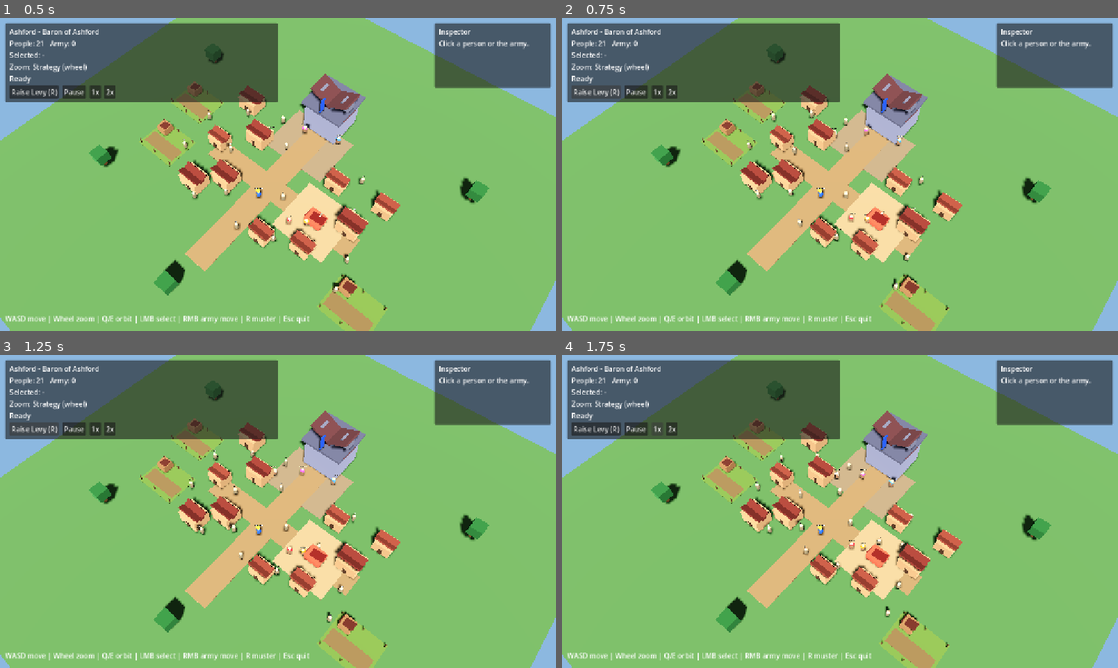
Above: before the commit, frames 1-4 (two rows, left to right).
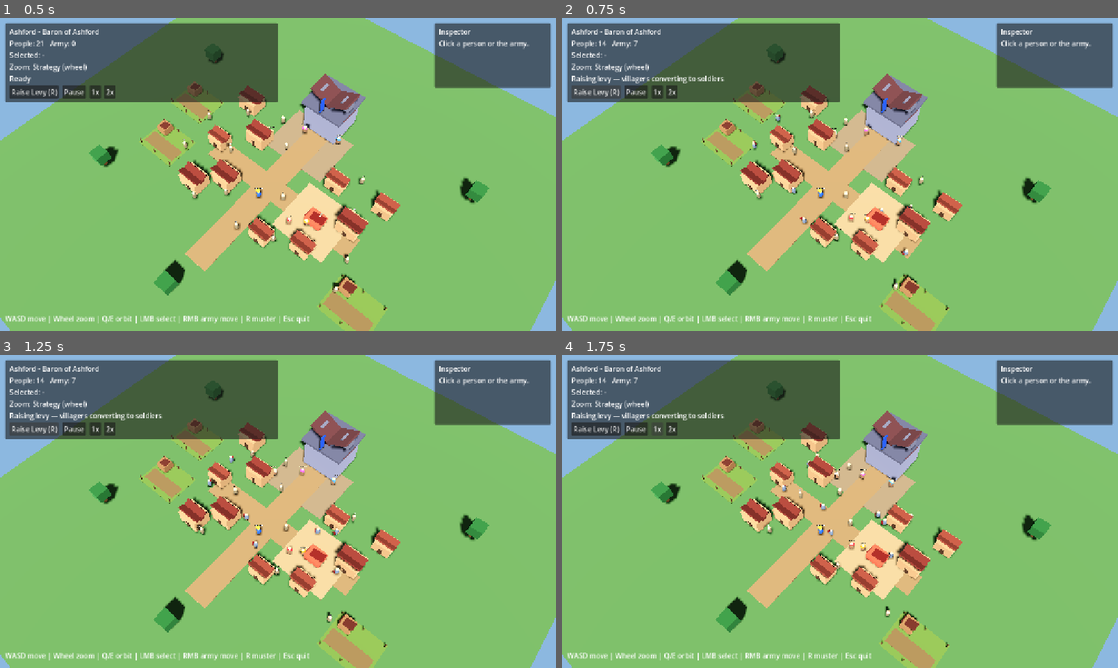
Above: after the commit, the same moments.

Repository: lpoyoll/Realm-of-Kings
Game: Godot game, scene res://scenes/main.tscn
Two runs of this game, one before a commit and one after it. Both use one fixed random seed, a clock stepped at 60 frames per second and the inputs below.
Inputs:
- Up to frame 1 (0.5 s): no input
- Up to frame 2 (0.75 s): click "Raise Levy (R)" at 0.5 s
- Up to frame 3 (1.25 s): no input
- Up to frame 4 (1.75 s): click "1x" at 1.25 s

Frame 1 is identical in both runs. In frame 2, 0.5% of the frame differs, in the area x 2-64%, y 7-78%; in frame 3, 0.6%, in the area x 2-63%, y 7-77%; in frame 4, 0.6%.
Error before the commit: Parse Error: Cannot infer the type of "current" variable because the value doesn't have a set type. (res://scripts/army/muster.gd:35)

Commit message:
Fix muster.gd parse error on ternary type inference.
Explicitly type current as int so Raise Levy loads in Godot 4.7.

Diff:
--- a/scripts/army/muster.gd
+++ b/scripts/army/muster.gd
@@ -32,7 +32,7 @@
 func raise_levy() -> void:
 	if not can_muster():
 		return
-	var current := army.get_count() if army else 0
+	var current: int = army.get_count() if army else 0
 	if current >= max_levy:
 		_mustered = true
 		return
